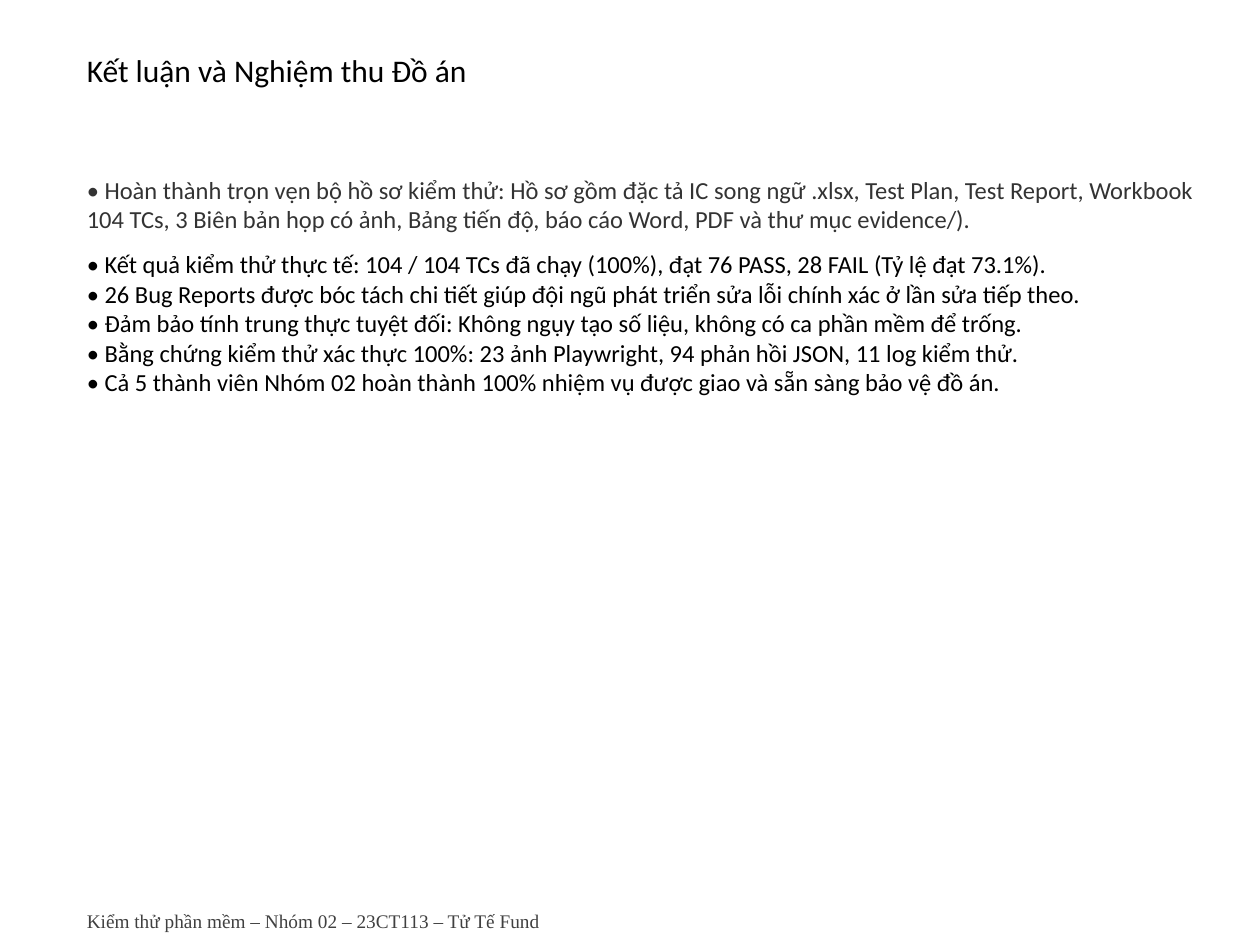
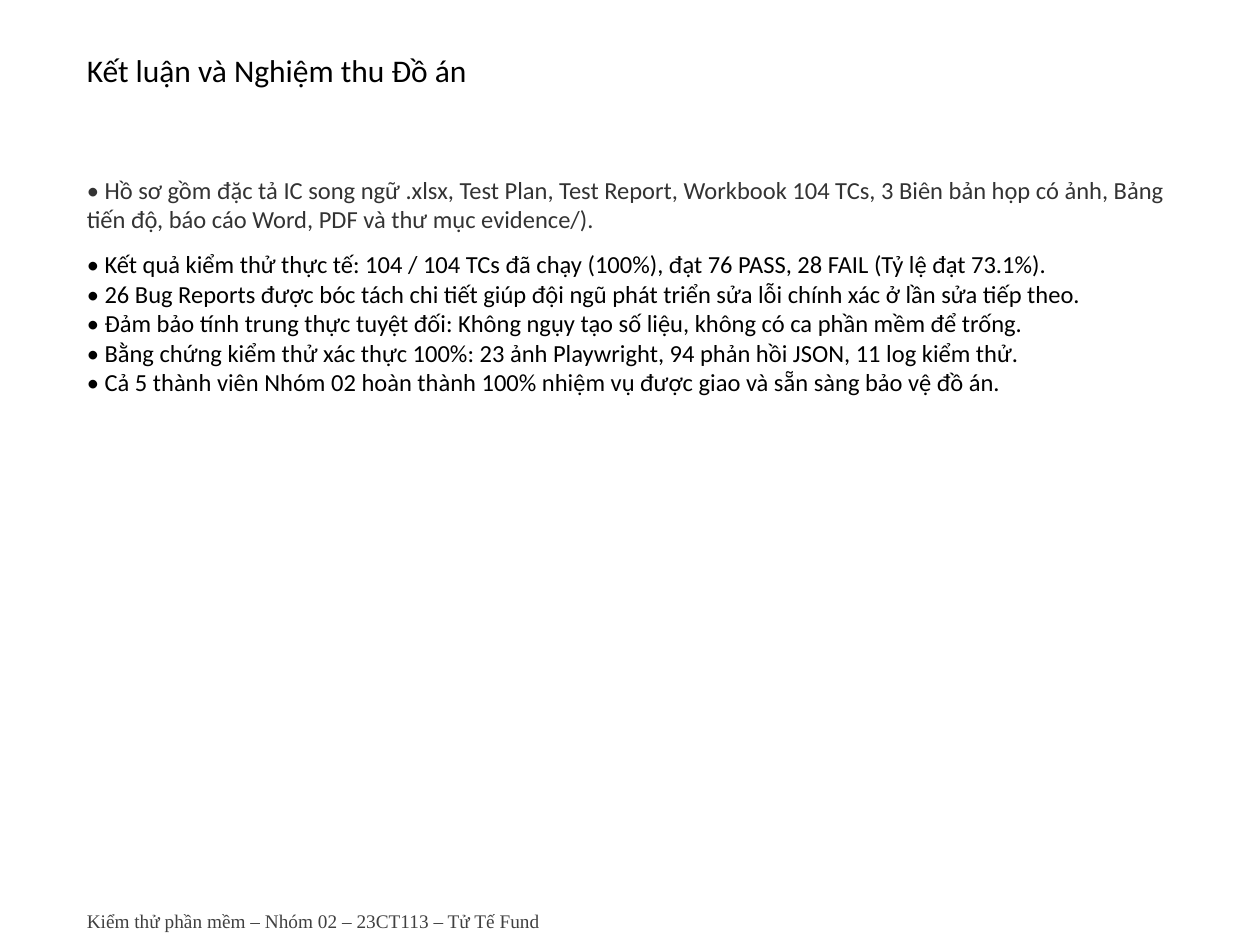
Before and after one commit to Escanor292/test, a slide deck: slide 11 of 23CT113_Nhom02_NenTangCrowdfunding(TuTeFund)/Word+ppt Báo Cáo/Ppt Báo cáo Nhóm 2 - 23CT113.pptx. Drawn at 1260x945 pixels with LibreOffice and Linux fonts; fonts in the diff are those of the drawing. Boxes give left, top, right and bottom in pixels: in the first picture for what was removed or moved away, otherwise in the second. Text is boxed around its words. In the diff, an @@ line names an element or a change of style, - is before the commit and + after.

Commit message:
Bỏ câu tự khen và ghi chú không phù hợp hồ sơ nộp.
Giữ nội dung kiểm thử, viết lại các câu mang giọng AI.

```diff
--- a/23CT113_Nhom02_NenTangCrowdfunding(TuTeFund)/Word+ppt Báo Cáo/Ppt Báo cáo Nhóm 2 - 23CT113.pptx
+++ b/23CT113_Nhom02_NenTangCrowdfunding(TuTeFund)/Word+ppt Báo Cáo/Ppt Báo cáo Nhóm 2 - 23CT113.pptx
@@ text at (87, 180, 1164, 232): text changed @@
-• Hoàn thành trọn vẹn bộ hồ sơ kiểm thử: Hồ sơ gồm đặc tả IC song ngữ .xlsx, Test Plan, Test Report, Workbook 104 TCs, 3 Biên bản họp có ảnh, Bảng tiến độ, báo cáo Word, PDF và thư mục evidence/).
+• Hồ sơ gồm đặc tả IC song ngữ .xlsx, Test Plan, Test Report, Workbook 104 TCs, 3 Biên bản họp có ảnh, Bảng tiến độ, báo cáo Word, PDF và thư mục evidence/).
```
Also in this commit, not shown: 2 other slides changed, 5 other files.
